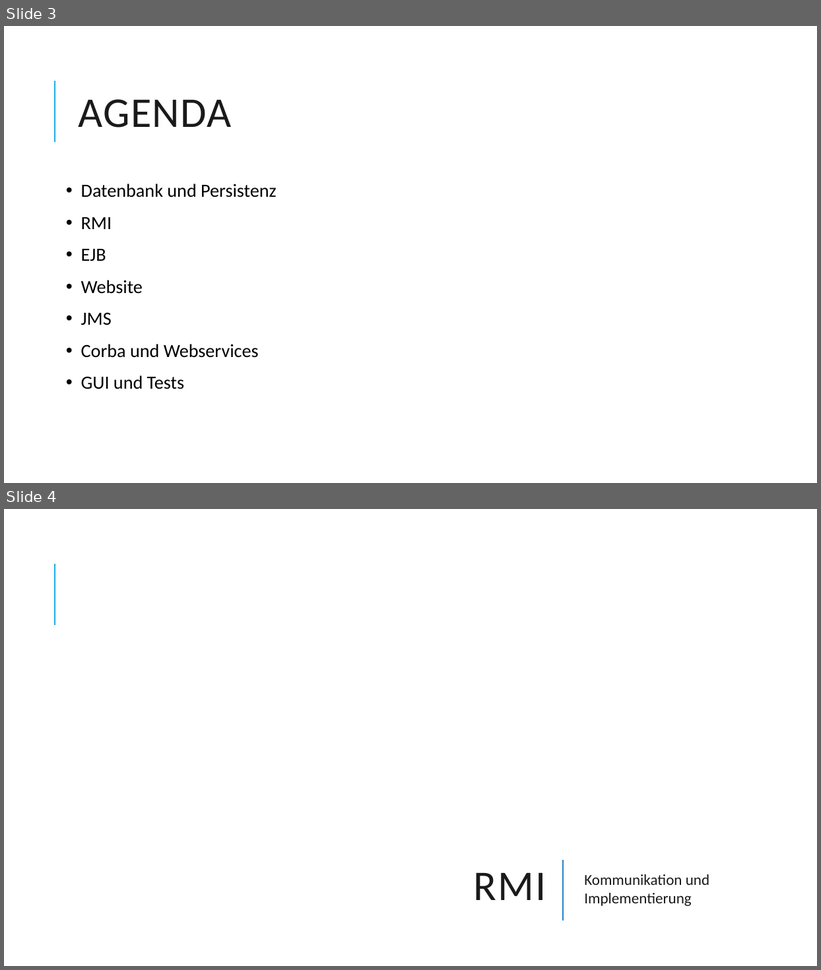
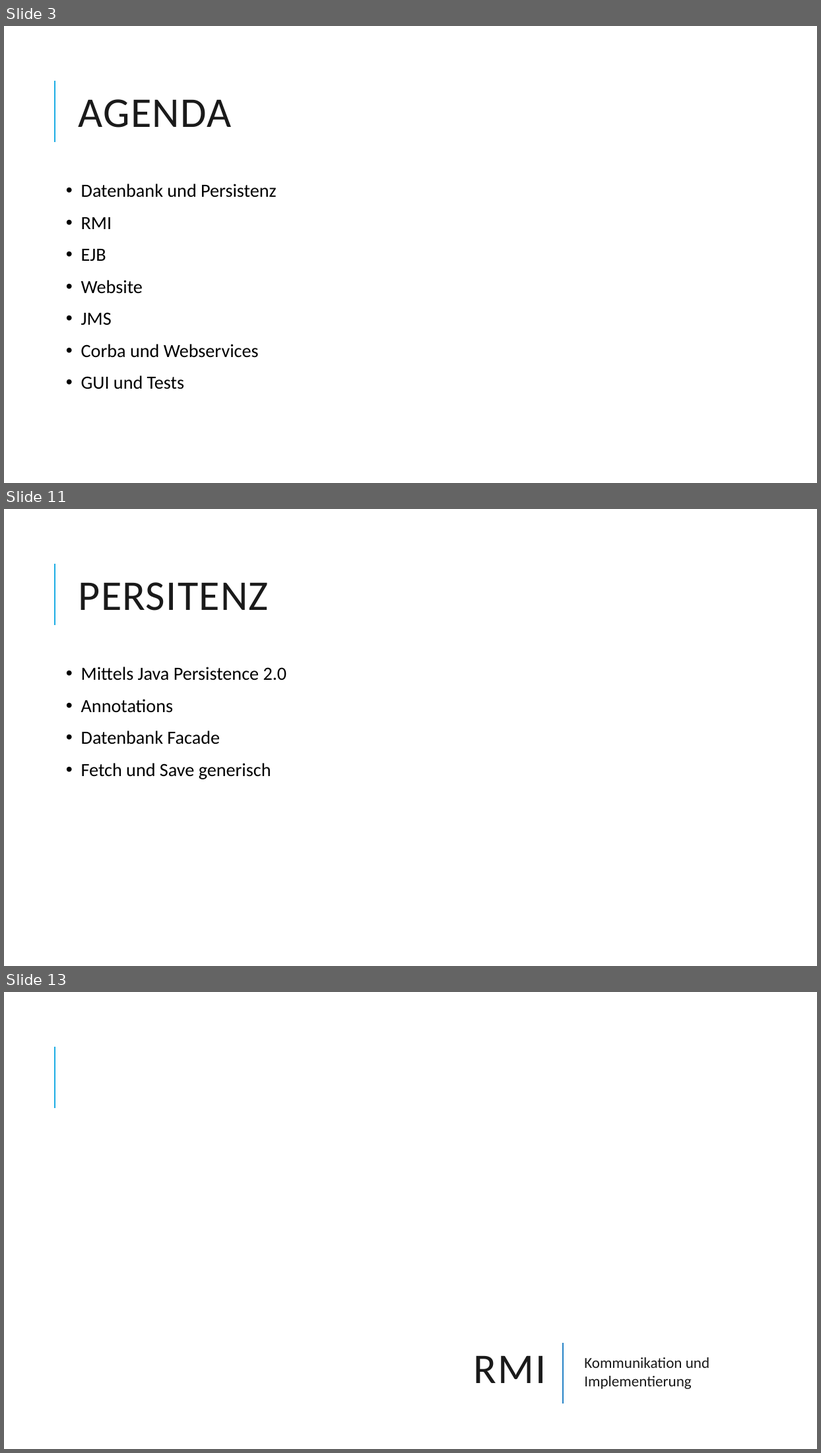
Before and after one commit to Dabjazz/SportsClubManager, a slide deck: Presentation/Presentation.pptx. Shown one above the other, each under a label of ours: slides 3 and 4 before the commit, slides 3, 11 and 13 after it; the slides between them are not shown. The pictures are 821x970 and 821x1453 pixels, drawn with LibreOffice and Linux fonts; fonts in the diff are those of the drawing; background and template pictures are left out. Boxes give left, top, right and bottom in pixels: in the first picture for what was removed or moved away, otherwise in the second. Text is boxed around its words. In the diff, an @@ line names an element or a change of style, - is before the commit and + after.

```diff
--- a/Presentation/Presentation.pptx
+++ b/Presentation/Presentation.pptx
@@ slide 11 added at (x1=4, y1=509, x2=817, y2=966), background #FFFFFF; not listed: 1 template element that a slide beside it also shows @@
@@ title added at (x1=79, y1=582, x2=269, y2=611), 50 pt, text #1A1A1A @@
+PERSITENZ
@@ text added at (x1=81, y1=667, x2=287, y2=780), 22 pt, text #000000 @@
+• Mittels Java Persistence 2.0
+• Annotations
+• Datenbank Facade
+• Fetch und Save generisch
@@ what was slide 4 is now slide 13 @@
```
Also in this commit, not shown: 8 other slides added.
